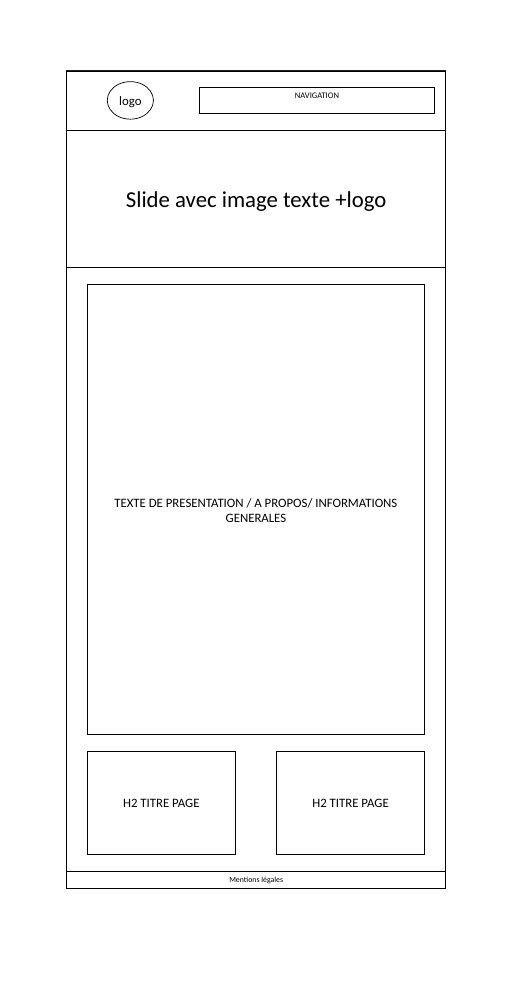
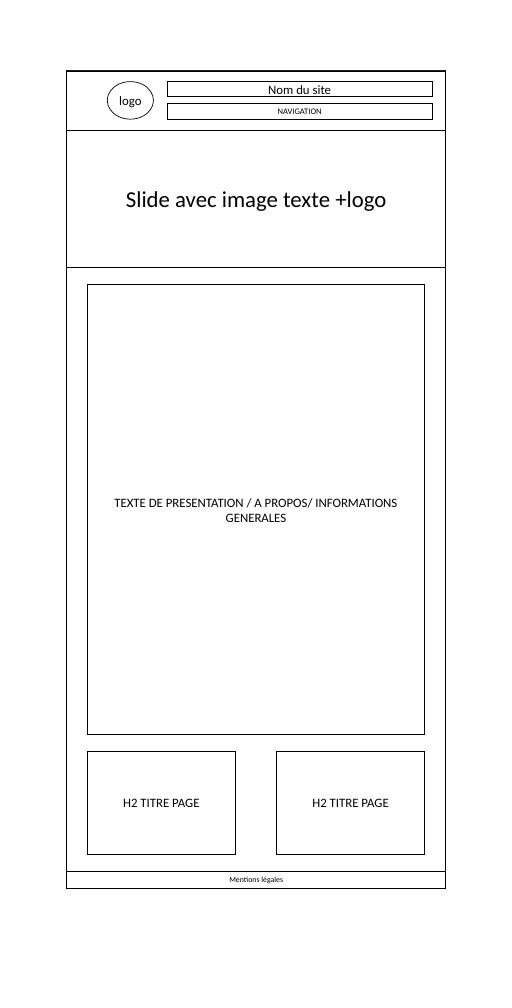
Before and after one commit to Bourg-en-Stress/accessibility, a slide deck: slide 2 of design/wireframe/wireframe.pptx. Drawn at 512x1008 pixels with LibreOffice and Linux fonts; fonts in the diff are those of the drawing. Boxes give left, top, right and bottom in pixels: in the first picture for what was removed or moved away, otherwise in the second. Text is boxed around its words. In the diff, an @@ line names an element or a change of style, - is before the commit and + after.

```diff
--- a/design/wireframe/wireframe.pptx
+++ b/design/wireframe/wireframe.pptx
@@ rectangle added at (167,81,432,96), fill #FFFFFF, outline #000000 1 pt, 18 pt, text #000000 @@
+Nom du site
@@ rectangle "NAVIGATION": place and size @@
-rectangle "NAVIGATION" at (200,87,434,113)
+rectangle "NAVIGATION" at (167,103,432,119)
```
Also in this commit, not shown: 2 other slides changed, 1 other file.
